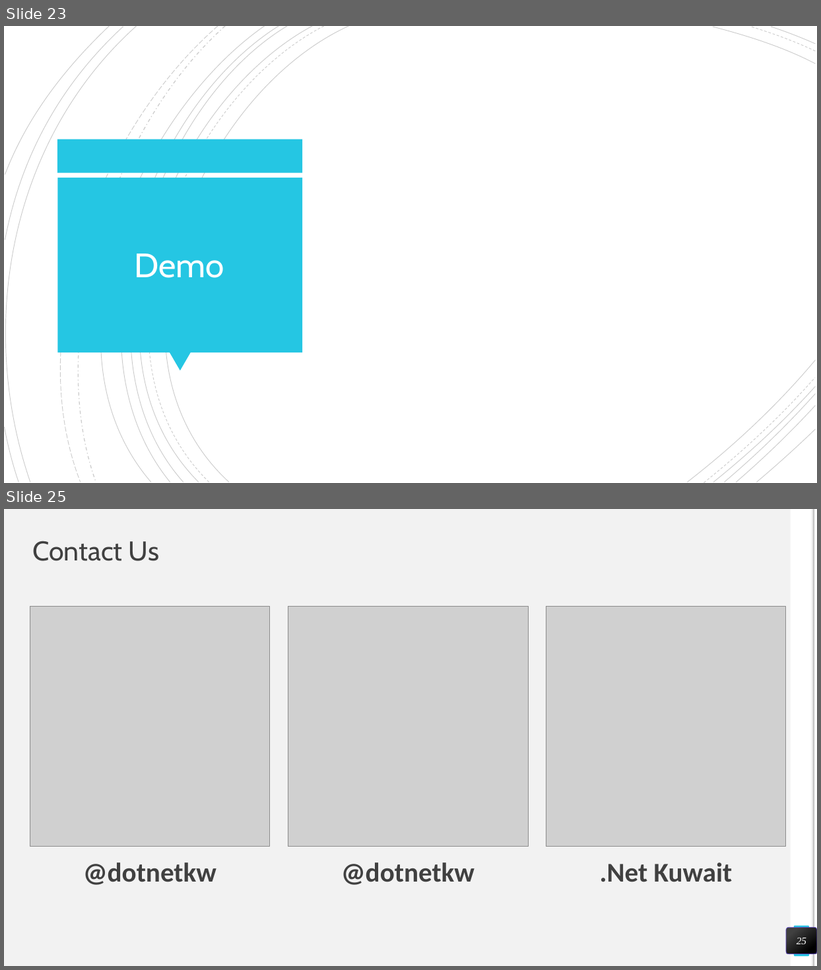
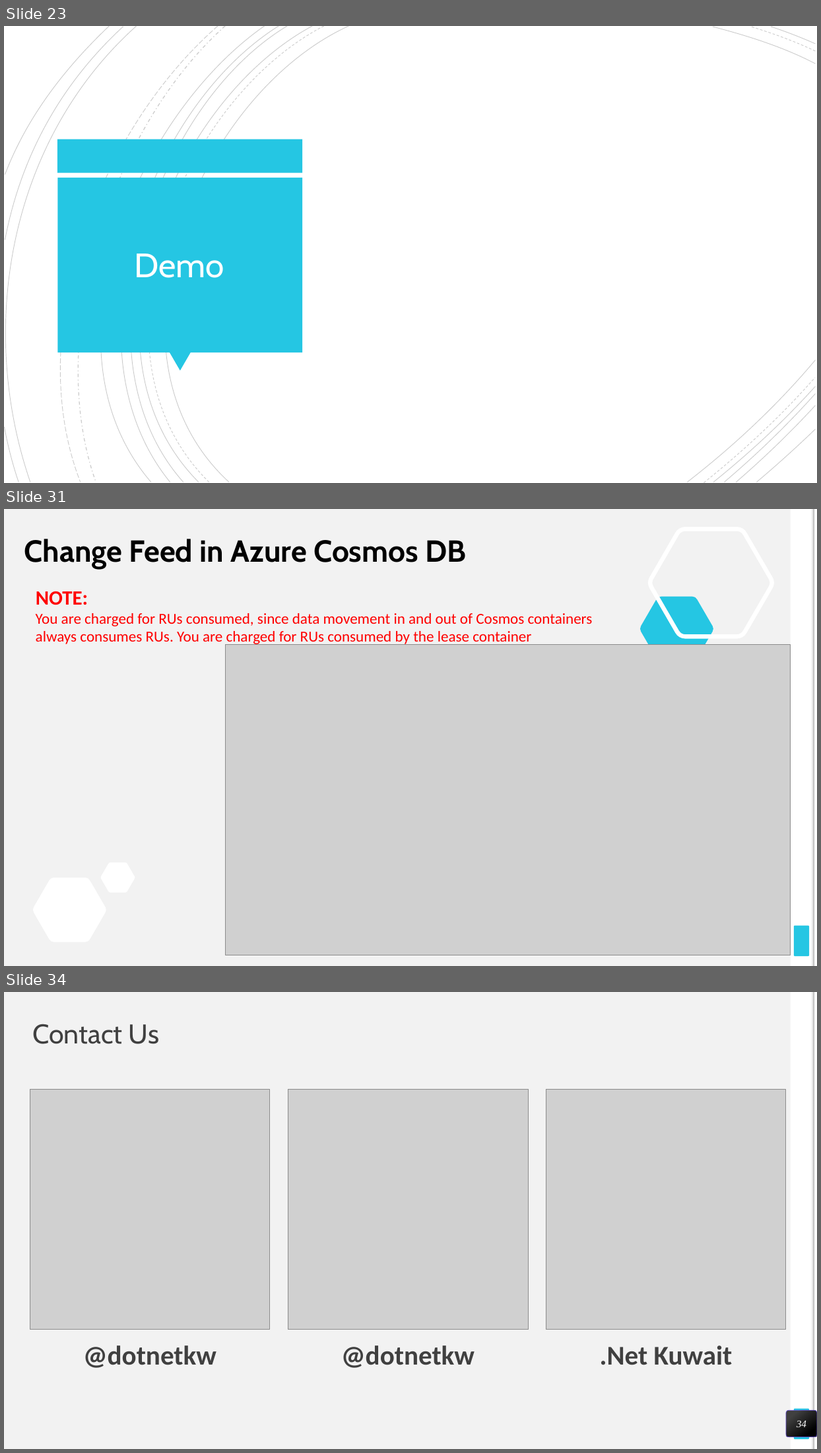
Before and after one commit to miroprocessor/azure-kuwait, a slide deck: 4- Intro to Azure Cosmos DB/Intro to Azure Cosmos DB.pptx. Shown one above the other, each under a label of ours: slides 23 and 25 before the commit, slides 23, 31 and 34 after it; the slides between them are not shown. The pictures are 821x970 and 821x1453 pixels, drawn with LibreOffice and Linux fonts; fonts in the diff are those of the drawing; grey boxes stand for pictures. Boxes give left, top, right and bottom in pixels: in the first picture for what was removed or moved away, otherwise in the second. Text is boxed around its words. In the diff, an @@ line names an element or a change of style, - is before the commit and + after.

Commit message:
add slides for TTL and Change Feed

```diff
--- a/4- Intro to Azure Cosmos DB/Intro to Azure Cosmos DB.pptx
+++ b/4- Intro to Azure Cosmos DB/Intro to Azure Cosmos DB.pptx
@@ slide 31 added at [4, 509, 817, 966], background #F2F2F2; not listed: 5 template elements that a slide beside it also shows @@
@@ title added at [24, 539, 466, 569], 36 pt, text #000000, bold @@
+Change Feed in Azure Cosmos DB
@@ freeform shape added at [650, 529, 773, 636], outline #FFFFFF 5 pt @@
@@ text added at [36, 591, 593, 645], 18 pt, text #FF0000 @@
+  NOTE:
+  You are charged for RUs consumed, since data movement in and out of Cosmos containers always consumes RUs. You are charged for RUs consumed by the lease container
@@ freeform shape added at [640, 597, 714, 661], fill #25C6E3 @@
@@ picture added at [225, 645, 790, 956] @@
@@ freeform shape added at [101, 863, 135, 892], fill #FFFFFF @@
@@ freeform shape added at [32, 878, 106, 943], fill #FFFFFF @@
@@ what was slide 25 is now slide 34 @@
@@ page number at [797, 1421, 807, 1428]: text changed @@
-25
+34
```
Also in this commit, not shown: 2 slides changed, 8 other slides added, 2 other files.
